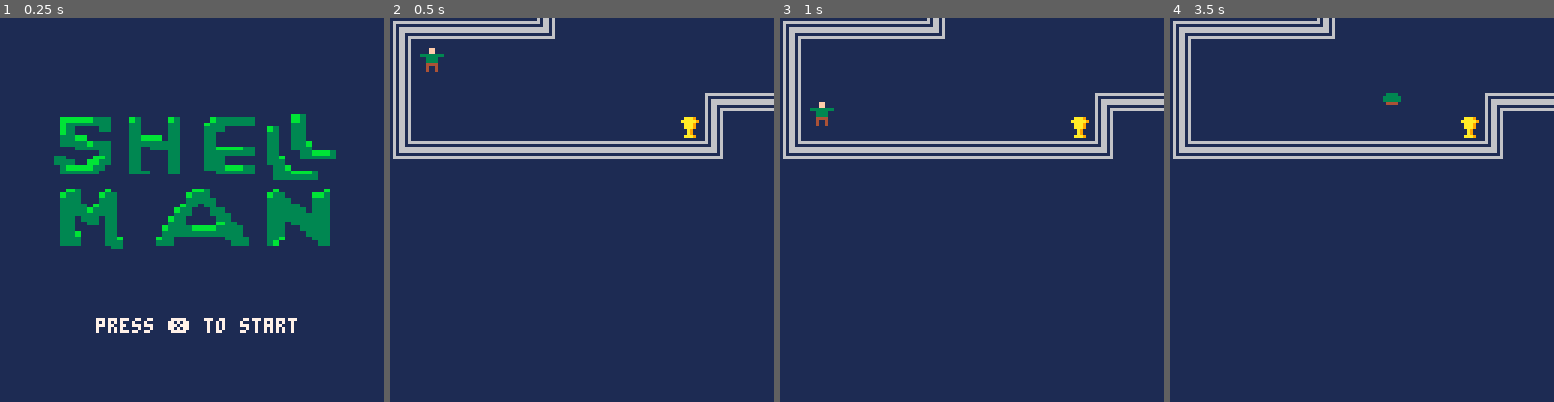
Above: before the commit, frames 1-4 (left to right).
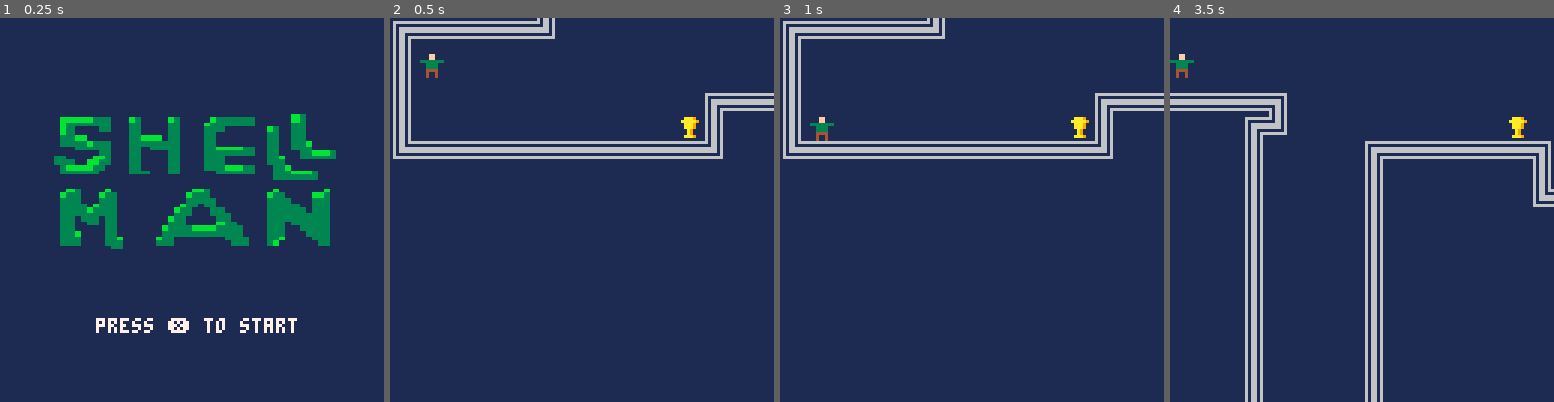
Above: after the commit, the same moments.

Repository: camerondugan/Pico8-Cartridges
Game: PICO-8 cartridge mygames/shell-man.p8
Two runs of this game, one before a commit and one after it. Both use one fixed random seed, a clock stepped at 60 frames per second and the inputs below.
Inputs:
- Up to frame 1 (0.25 s): no input
- Up to frame 2 (0.5 s): tap X (X key) at 0.33 s
- Up to frame 3 (1 s): tap O (Z key) at 0.7 s
- Up to frame 4 (3.5 s): tap X (X key) at 1.07, 1.85, 2.97 s; hold Right 1.6-2.1 s; tap O (Z key) every 0.4 s from 1.7 to 3.3 s; hold Up 2.15-2.42 s; hold Right 2.47-3.03 s; hold Left from 3.08 s (still down)

Frame 1 is identical in both runs. In frame 2, 0.2% of the frame differs, in the area x 7-15%, y 7-16%; in frame 3, 0.3%; in frame 4, 11%, in the area x 0-100%, y 0-100%.

Commit message:
started things.p8

Diff:
--- a/mygames/graphic.p8
+++ b/mygames/graphic.p8
@@ -1,5 +1,5 @@
 pico-8 cartridge // http://www.pico-8.com
-version 29
+version 32
 __lua__
 //how often it steps
 step = 5000
--- a/mygames/shell-man.p8
+++ b/mygames/shell-man.p8
@@ -1,5 +1,5 @@
 pico-8 cartridge // http://www.pico-8.com
-version 29
+version 32
 __lua__
 --★★★shell man★★★
 
@@ -33,15 +33,15 @@
 	end
 end
 
-function _update()
-	_score_timer -= 1/30
+function _update60()
+	_score_timer -= 1/60
 	if _score_timer <= 0 and not _game_over then
 		_score_timer = _score_timer_default
 		score-=25
 	end
-	_music_resume_timer -= 1/30
+	_music_resume_timer -= 1/60
 	if _music_resume_timer <= 0 then
-		if _music_resume_timer >= -1/30 then
+		if _music_resume_timer >= -1/60 then
 			music(0,800)
 		end
 	end
@@ -50,7 +50,7 @@
 		_game_over=true
 	else
 		_game_over=false
-		shift_timer -= 1/30
+		shift_timer -= 1/60
 		move()
 		finish_shifting()
 		if out_of_bounds() then
@@ -137,7 +137,7 @@
 y=10
 
 function move()
-	dy+=.1
+	dy+=.05
 
 	if mode=="man" then --control
 		dx=0
@@ -177,7 +177,7 @@
 		dy=min(0,dy)
 	end
 	if collide_in_floor() then
-		dy=min(-.5,dy)
+		dy=min(-.025,dy)
 	end
 	if collide_top() then
 			dy=max(0,dy)
@@ -186,7 +186,7 @@
 	if btn(2) or btn(4) then --jump
 			if collide_bottom() then
 				if not collide_in_floor()   then
-					dy=-1.5
+					dy=-1.25
 					sfx(sfx_jump)
 				end
 			end
@@ -215,7 +215,7 @@
 			speed=2
 			sfx(sfx_fall)
 			mode="shell"
-			dx*=2.5
+			dx*=2
 		end
 	else
 		if sprite==002 then
@@ -343,10 +343,10 @@
 
 __gfx__
 000000000000000000000000000ff000000000000000000000000000060660600000000006066060000000000000000000000000000000000000000000000000
-000000000000000000000000000ff00006666666666666606666666606066060666666660606606000000000000000000000000000000000000000000b300000
-0070070000000000000ff000333333330600000000000060000000000606606000000000060660600000bbbbb333000b30000b300000b333333000000b300000
-000770000000000000333300003333000606666666666060666666660606606066666666030330300000b3333333000330000330000b33333330000003300000
-000770000033330003333330003333000606666666666060666666660606606066666666000000000000b30000330003300003300003330000000b3003300000
+0000000000000000000ff000000ff00006666666666666606666666606066060666666660606606000000000000000000000000000000000000000000b300000
+007007000000000000333300333333330600000000000060000000000606606000000000060660600000bbbbb333000b30000b300000b333333000000b300000
+000770000000000003333330003333000606666666666060666666660606606066666666030330300000b3333333000330000330000b33333330000003300000
+000770000033330000333300003333000606666666666060666666660606606066666666000000000000b30000330003300003300003330000000b3003300000
 007007000333333000333300004444000606600000066060000000000606606000066000000000000000b3000000000330000330000330000000033003300000
 00000000033333300044440000400400060660666606606066666666060660606606606600000000000033bb000000033bbb0330000330000000033003300000
 0000000000444400004004000040040006066060060660600000000006066060060660600000000000003333b3330003333333300003300000000330033b0000
@@ -381,9 +381,9 @@
 0700000000000000000000000000000000000000000000000000000000000000000000000000000000000000000000000000000000000007000000000000000000000000000000000000000000070000070000000007000000000000000000000000000000000000000000000000000000000000000000000000000000000000
 0700000000000000000000000004060606060606050000000000000000000000000000000000000000000000000000000000000000000007000000000000000000000000000000000000000011070000070000000007110000000000000000000000000000000000000000000000000000000000000000000000000000000000
 0700000000000000000000001107000000000004150000000000000000001100000000000000000000000000000000000000000000000007000000000000000000000000000000000000040806150000140606060616050000000000000000000000000000000000000000000000000000000000000000000000000000000000
-1406060606060606060606060615000000000007000000000406060606060606000000000000000000000000000000000000000000000009000000000011000000000405000000000004181800000000000000000014150000000000000000000000000000000000000000000000000000000000000000000000000000000000
-0000000000000000000000000000000000000007000000000700000000000000000000000000000405000000000011000606060606060606060606060606060606061618000000000014171500000000000000000000000000000000000000000000000000000000000000000000000000000000000000000000000000000000
-0000000000000000000000000000000000000007000000000700000000000000060606060606061514060606060606060000000000000000000000000000000000000007000000000000070000000000000000000000000000000000000000000000000000000000000000000000000000000000000000000000000000000000
+1406060606060606060606060615000000000007000000000406060606060605050000000000000000000000000000000000000000000009000000000011000000000405000000000004181800000000000000000014150000000000000000000000000000000000000000000000000000000000000000000000000000000000
+0000000000000000000000000000000000000007000000000700000000000007070000000000000405000000000011000606060606060606060606060606060606061618000000000014171500000000000000000000000000000000000000000000000000000000000000000000000000000000000000000000000000000000
+0000000000000000000000000000000000000007000000000700000000000014140606060606061514060606060606060000000000000000000000000000000000000007000000000000070000000000000000000000000000000000000000000000000000000000000000000000000000000000000000000000000000000000
 0000000000000000000000000000000000000007000000000700000000000000000000000000000000000000000000000000000000000000000000000000000000000007000000000000070000000000000000000000000000000000000000000000000000000000000000000000000000000000000000000000000000000000
 0000000000000000000000000000000000000007000000000700000000000000000000000000000000000000000000000000000000000000000000000000000000000007000000000000070000000000000000000000000000000000000000000000000000000000000000000000000000000000000000000000000000000000
 0000000000000000000000000000000000000007000000000700000000000000000000000000000000000000000000000000000000000000000000000000000000000007000000000000070000000000000000000000000000000000000000000000000000000000000000000000000000000000000000000000000000000000
--- /dev/null
+++ b/mygames/things.p8
@@ -0,0 +1,85 @@
+pico-8 cartridge // http://www.pico-8.com
+version 32
+__lua__
+--room state
+boxes={{x=6,y=5,s=4},{x=37,y=37,s=4}}
+
+--player state
+x=5
+y=10
+speed=1
+
+--draw
+function _draw()
+	cls()
+	rect(1,1,125,125,3)
+	foreach(boxes,draw_box)
+	pset(x,y,1)
+end
+
+function draw_box(b)
+	rectfill(b.x,b.y,b.x+b.s,b.y+b.s,4)
+end
+
+--game overview
+function _update60()
+	boxcol=false
+	get_input()
+end
+
+--input
+function get_input()
+	dx=0
+	dy=0
+	if btn(0) then
+		dx-=speed
+	end
+	if btn(1) then
+		dx+=speed
+	end
+	if btn(2) then
+	 dy-=speed
+	end
+	if btn(3) then
+		dy+=speed
+	end
+	if not collides(boxes,dx,dy) then
+		x+=dx
+		y+=dy
+	end
+end
+
+--collision
+function collides(boxes,dx,dy)
+	px=x+dx
+	py=y+dy
+	--wall
+	if (py<2 or py>124)then
+		return true
+	end
+	if (px<2 or px>124)then
+		return true
+	end
+	--boxes
+	foreach(boxes,boxcollides)
+	if boxcol then
+		return true end
+	return false
+end
+
+function boxcollides(b)
+	if (px>=b.x and px<=(b.x+b.s)) then
+		if (py>=b.y and py<=(b.y+b.s)) then
+			boxcol=true
+			return true
+		end
+	end
+	return false
+end
+__gfx__
+00000000000000000000000000000000000000000000000000000000000000000000000000000000000000000000000000000000000000000000000000000000
+00000000000000000000000000000000000000000000000000000000000000000000000000000000000000000000000000000000000000000000000000000000
+00700700000000000000000000000000000000000000000000000000000000000000000000000000000000000000000000000000000000000000000000000000
+00077000000000000000000000000000000000000000000000000000000000000000000000000000000000000000000000000000000000000000000000000000
+00077000000000000000000000000000000000000000000000000000000000000000000000000000000000000000000000000000000000000000000000000000
+00700700000000000000000000000000000000000000000000000000000000000000000000000000000000000000000000000000000000000000000000000000
